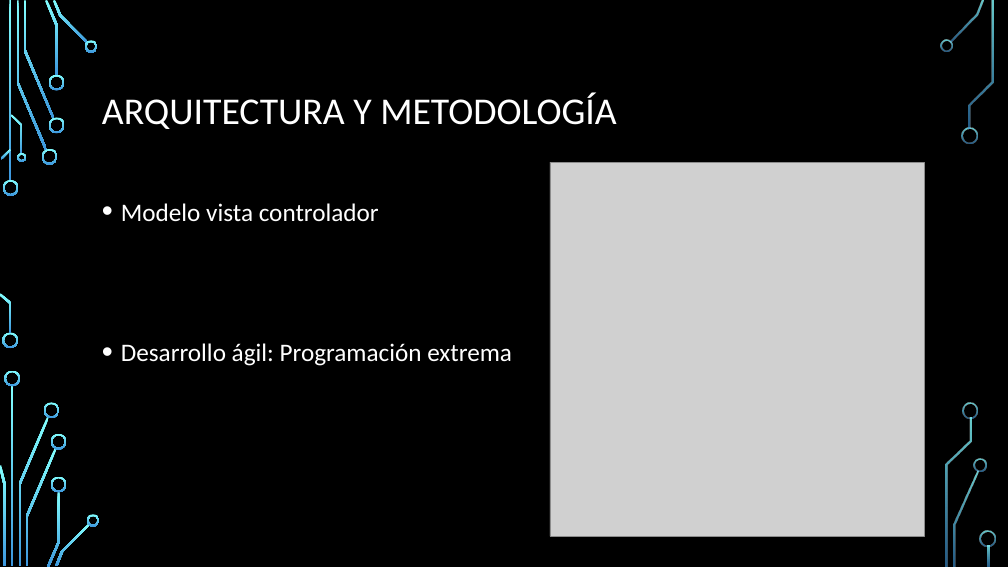
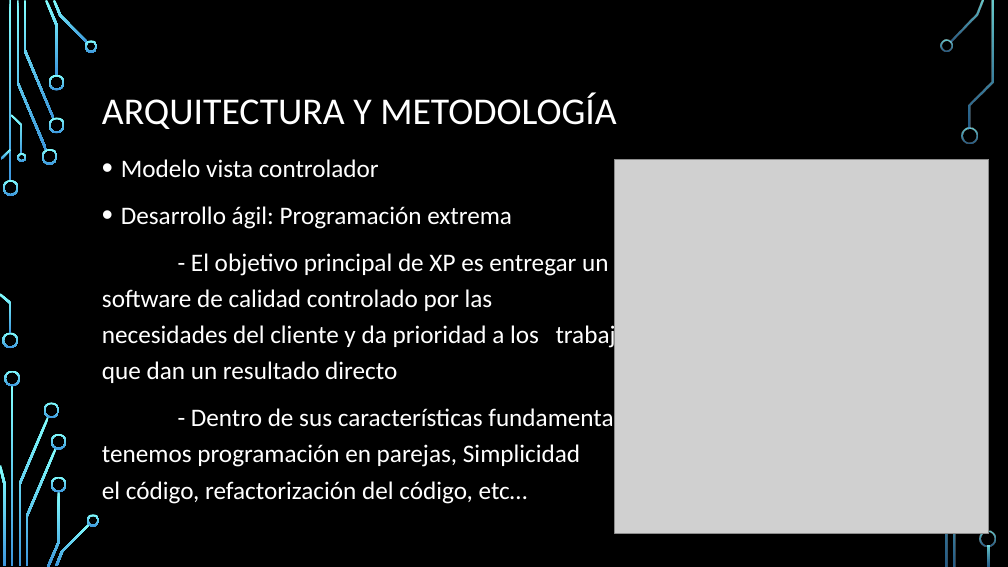
Before and after one commit to Adescafu/INFO264_Proyecto, a slide deck: slide 8 of presentacion.pptx (slide 9 before the commit). Drawn at 1008x567 pixels with LibreOffice and Linux fonts; fonts in the diff are those of the drawing; grey boxes stand for pictures; background and template pictures are left out. Boxes give left, top, right and bottom in pixels: in the first picture for what was removed or moved away, otherwise in the second. Text is boxed around its words. In the diff, an @@ line names an element or a change of style, - is before the commit and + after.

```diff
--- a/presentacion.pptx
+++ b/presentacion.pptx
@@ text "Modelo vista controlador" moved from (x1=121, y1=203, x2=512, y2=366) to (x1=102, y1=159, x2=641, y2=504) @@
@@ picture moved from (x1=550, y1=162, x2=924, y2=536) to (x1=615, y1=160, x2=989, y2=534) @@
@@ text at (x1=102, y1=253, x2=641, y2=504): paragraphs added @@
+- El objetivo principal de XP es entregar un software de calidad controlado por las necesidades del cliente y da prioridad a los trabajos que dan un resultado directo
+- Dentro de sus características fundamentales tenemos programación en parejas, Simplicidad en el código, refactorización del código, etc…
@@ freeform shape removed at (x1=963, y1=402, x2=979, y2=418) @@
@@ freeform shape removed at (x1=974, y1=459, x2=987, y2=472) @@
```
Also in this commit, not shown: 6 other slides changed, 2 slides added, 5 slides removed.
